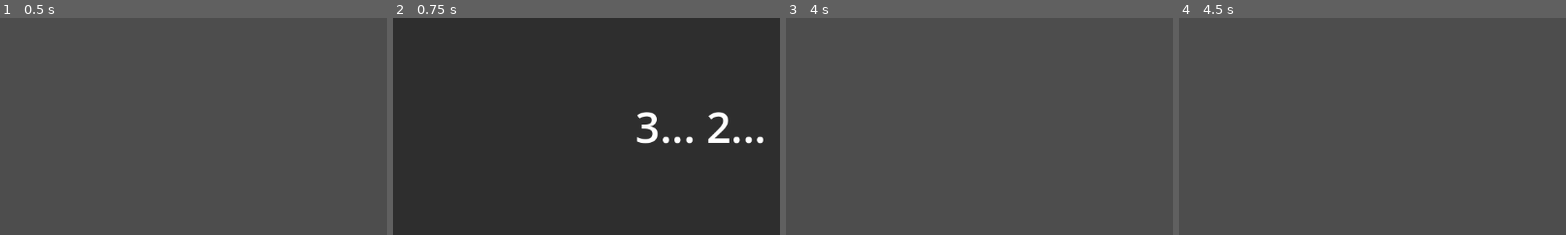
Above: before the commit, frames 1-4 (left to right).
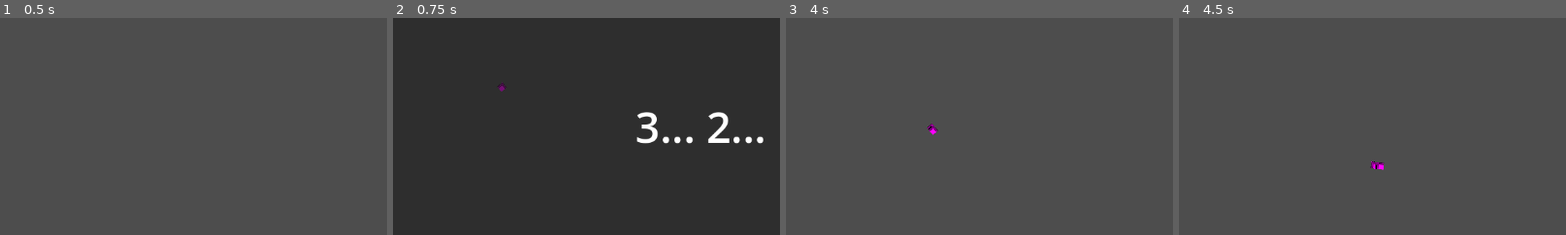
Above: after the commit, the same moments.

Repository: gams-n-such/GMTK2025
Game: Godot game, scene res://MainMenu/main_menu.tscn
The game is run twice, just before and just after one commit, with the same random seed, the same clock (stepped at 60 frames per second) and the same inputs.
Inputs (mouse positions are % of the whole screen's width and height, from its top left):
- Up to frame 1 (0.5 s): no input
- Up to frame 2 (0.75 s): click "Play" at 0.5 s
- Up to frame 3 (4 s): click "Request pit-stop" at 1.25 s; tap Enter at 2, 3.5, 3.6 s; move the mouse to (72, 45) at 2.02 s; tap H at 2.1 s; click (72, 45) at 2.17 s; tap Space at 2.75 s; drag from (30, 55) to (45, 70) at 2.77 s; move the mouse to (60, 28) at 3.52 s
- Up to frame 4 (4.5 s): drag from (45, 70) to (20, 35) at 4.27 s
The pictures show only the part of the screen within x 0-50%, y 25-75%; the shares and areas given below are measured in that part.

Frame 1 is identical in both runs. In frame 2, less than 0.1% of the frame differs, in the area x 27-30%, y 29-34%; in frame 3, less than 0.1%; in frame 4, 0.1%, in the area x 49-53%, y 66-71%.

Commit message:
Add placeholder racer visual

Diff:
--- a/Gameplay/Race/racer.tscn
+++ b/Gameplay/Race/racer.tscn
@@ -1,11 +1,17 @@
-[gd_scene load_steps=3 format=3 uid="uid://c6lowmpiueuwc"]
+[gd_scene load_steps=4 format=3 uid="uid://c6lowmpiueuwc"]
 
 [ext_resource type="Script" uid="uid://n2gg64sxefcg" path="res://Gameplay/Race/racer.gd" id="1_k27c1"]
 
 [sub_resource type="SeparationRayShape2D" id="SeparationRayShape2D_ygh0b"]
+
+[sub_resource type="PlaceholderTexture2D" id="PlaceholderTexture2D_ygh0b"]
+size = Vector2(10, 10)
 
 [node name="Racer" type="PathFollow2D"]
 script = ExtResource("1_k27c1")
 
 [node name="CollisionShape2D" type="CollisionShape2D" parent="."]
 shape = SubResource("SeparationRayShape2D_ygh0b")
+
+[node name="Sprite2D" type="Sprite2D" parent="."]
+texture = SubResource("PlaceholderTexture2D_ygh0b")
